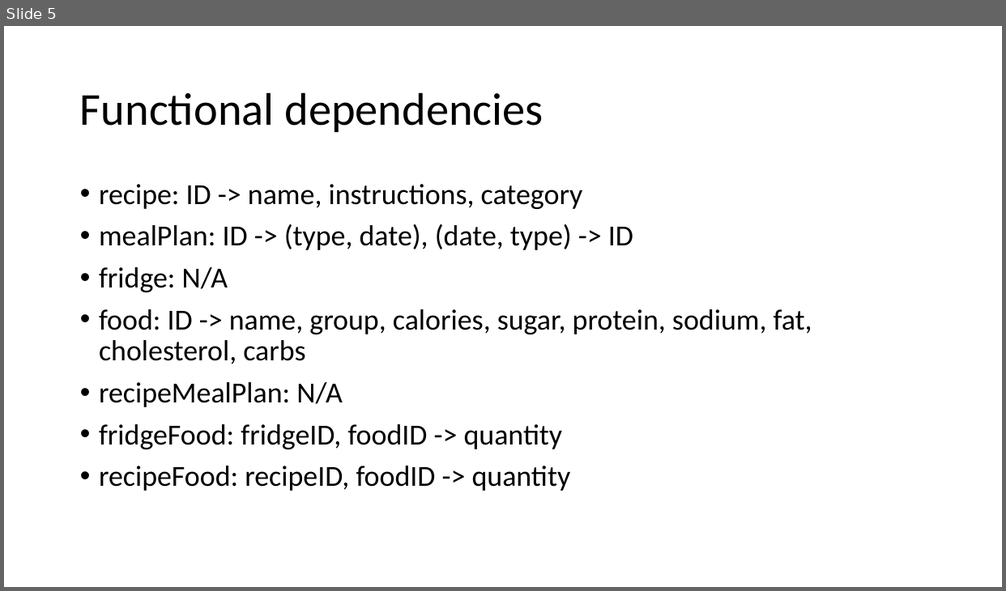
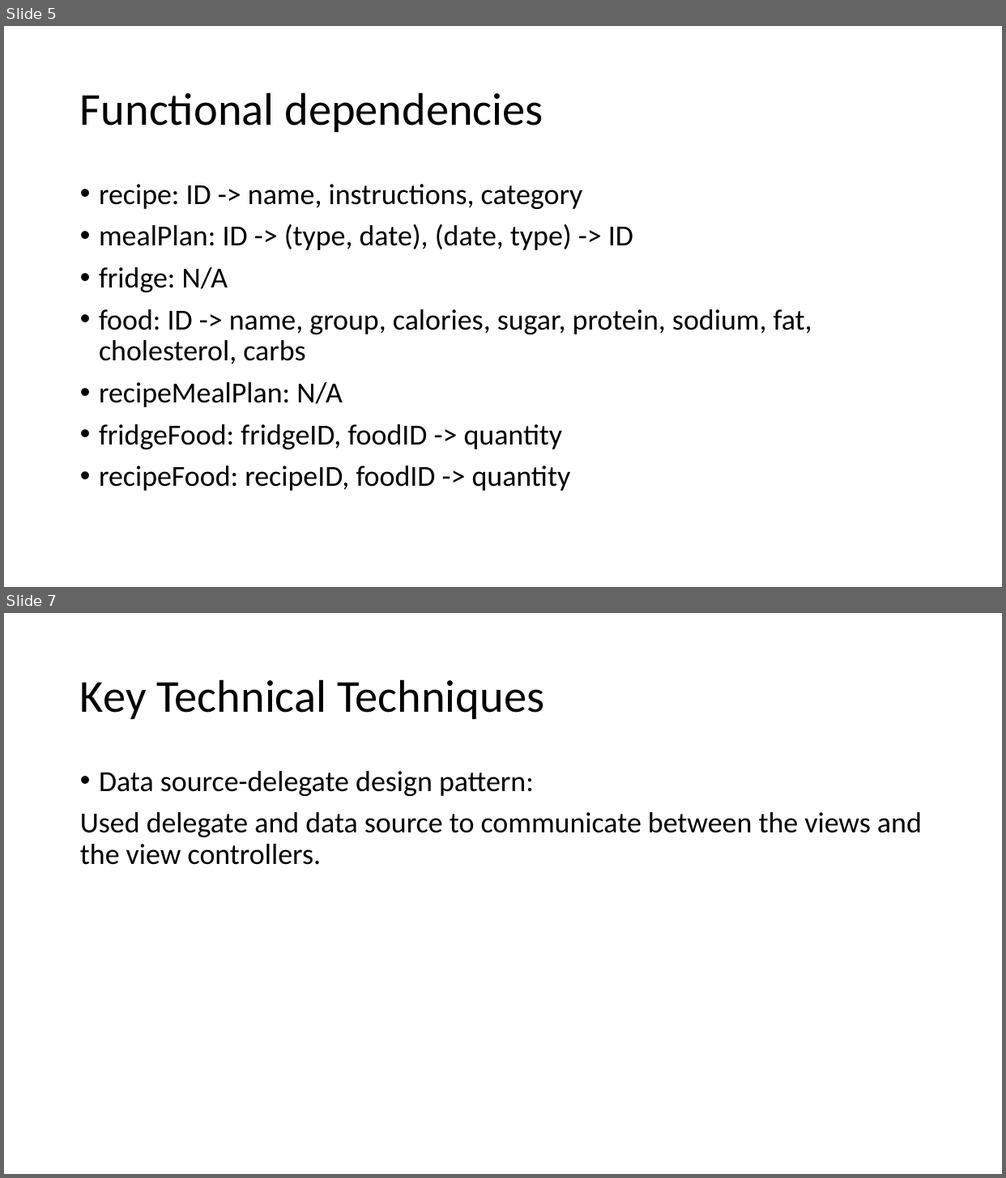
Before and after one commit to johnwhh/CSC545TermProject, a slide deck: csc545Powerpoint.pptx. Shown one above the other, each under a label of ours: slide 5 before the commit, slides 5 and 7 after it; the slides between them are not shown. The pictures are 1006x591 and 1006x1178 pixels, drawn with LibreOffice and Linux fonts; fonts in the diff are those of the drawing. Boxes give left, top, right and bottom in pixels: in the first picture for what was removed or moved away, otherwise in the second. Text is boxed around its words. In the diff, an @@ line names an element or a change of style, - is before the commit and + after.

Commit message:
Add techniques to powerpoint

```diff
--- a/csc545Powerpoint.pptx
+++ b/csc545Powerpoint.pptx
@@ slide 7 added at [4, 613, 1002, 1174], background #FFFFFF @@
@@ title added at [80, 679, 544, 719], 44 pt, text #000000 @@
+Key Technical Techniques
@@ text added at [80, 771, 922, 865], 28 pt, text #000000 @@
+• Data source-delegate design pattern:
+Used delegate and data source to communicate between the views and the view controllers.
```
Also in this commit, not shown: 1 slide changed.
